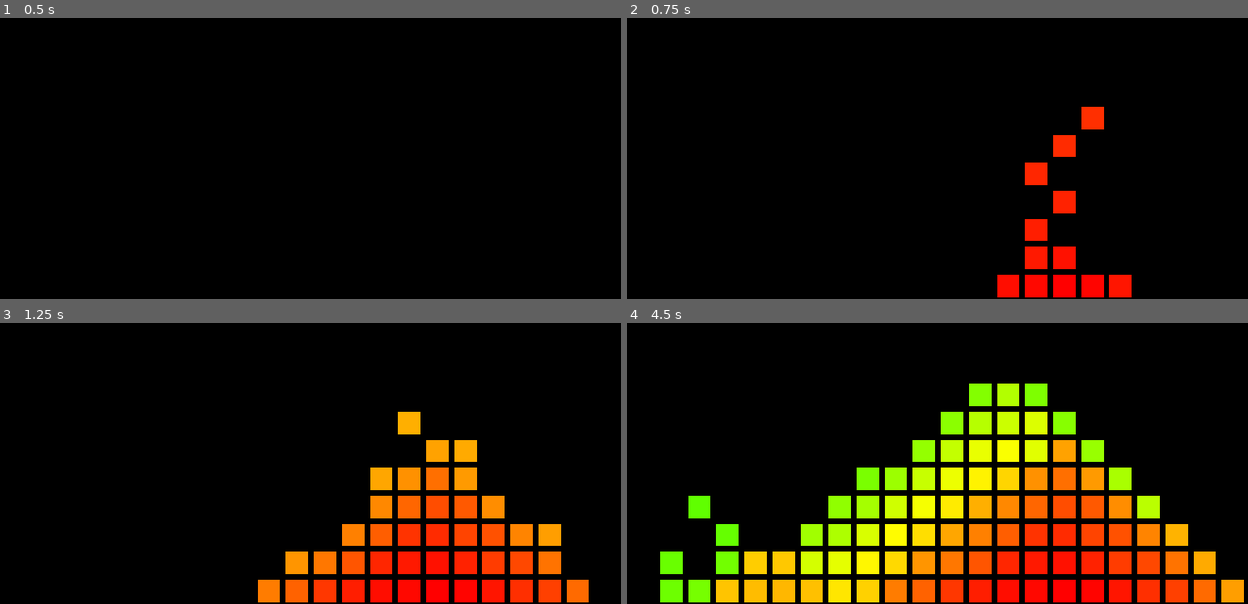
Above: before the commit, frames 1-4 (two rows, left to right).
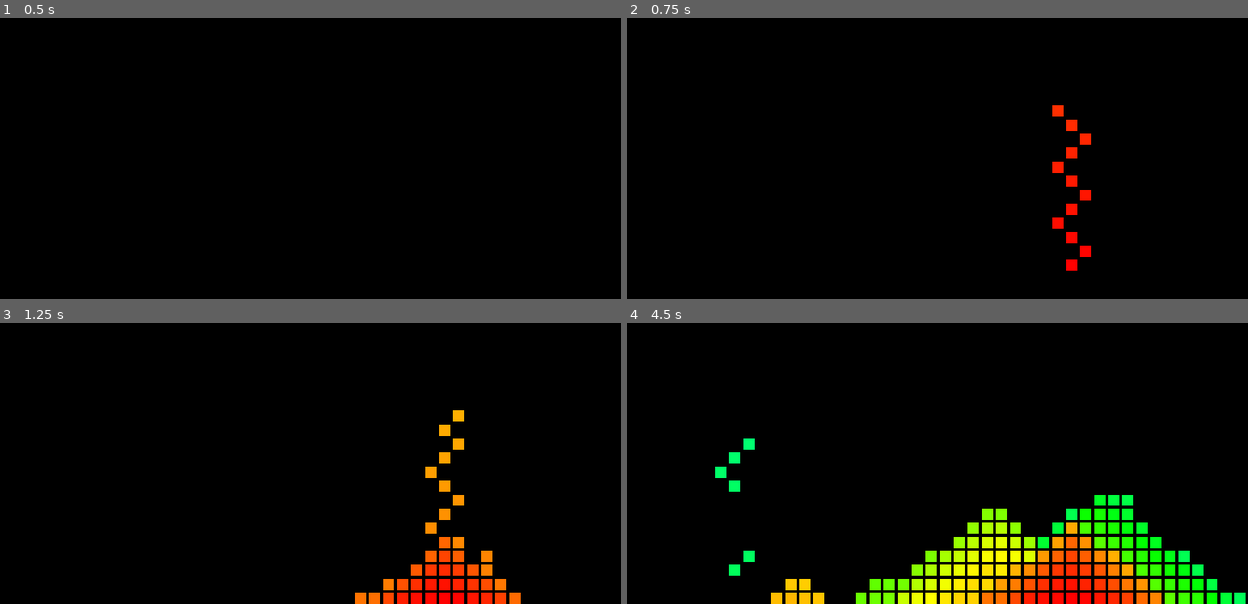
Above: after the commit, the same moments.

Repository: Mohsen-Shamsitabar/falling-sand-simulator
Game: Godot game, scene res://falling_sand_simulator.tscn
Same seed, same stepped clock (60 frames per second), same inputs: the game is played once before the commit and once after it.
Inputs (mouse positions are in pixels of both pictures, inside the frame that each line leads up to):
- Up to frame 1 (0.5 s): no input
- Up to frame 2 (0.75 s): tap Enter at 0.5 s; move the mouse to (1067, 99) at 0.52 s; press the mouse at (1067, 99) at 0.53 s
- Up to frame 3 (1.25 s): no input
- Up to frame 4 (4.5 s): move the mouse to (794, 441) at 1.27 s; release the mouse at (794, 441) at 1.28 s; hold Down (ui_down) 1.28-2.03 s; click (794, 441) at 1.35 s; tap Space at 2 s; move the mouse to (987, 342) at 2.02 s; press the mouse at (987, 342) at 2.03 s; move the mouse to (894, 494) at 2.77 s; release the mouse at (894, 494) at 2.78 s; click (894, 494) at 2.85 s; tap Enter at 3.5 s; move the mouse to (1117, 477) at 3.52 s; press the mouse at (1117, 477) at 3.53 s; hold Down (ui_down) from 3.53 s (still down); move the mouse to (732, 367) at 4.27 s; release the mouse at (732, 367) at 4.28 s; click (732, 367) at 4.35 s

Frame 1 is identical in both runs. In frame 2, 4.0% of the frame differs, in the area x 59-82%, y 31-100%; in frame 3, 12%; in frame 4, 29%, in the area x 5-100%, y 21-100%.

Commit message:
update cell size.

Diff:
--- a/project/falling_sand_simulator.gd
+++ b/project/falling_sand_simulator.gd
@@ -8,7 +8,7 @@
 var rng = RandomNumberGenerator.new()
 
 var container_size: Vector2
-var cell_size: Vector2 = Vector2(50, 50)
+var cell_size: Vector2 = Vector2(25, 25)
 var cell_size_modifier: Vector2 = Vector2(0.8, 0.8)
 var grid_size: Vector2
 
@@ -21,7 +21,6 @@
 
 func _ready():
 	container_size = get_viewport_rect().size
-	print(container_size)
 	grid_size = container_size / cell_size
 
 	tilemap.tile_set.tile_size = cell_size
